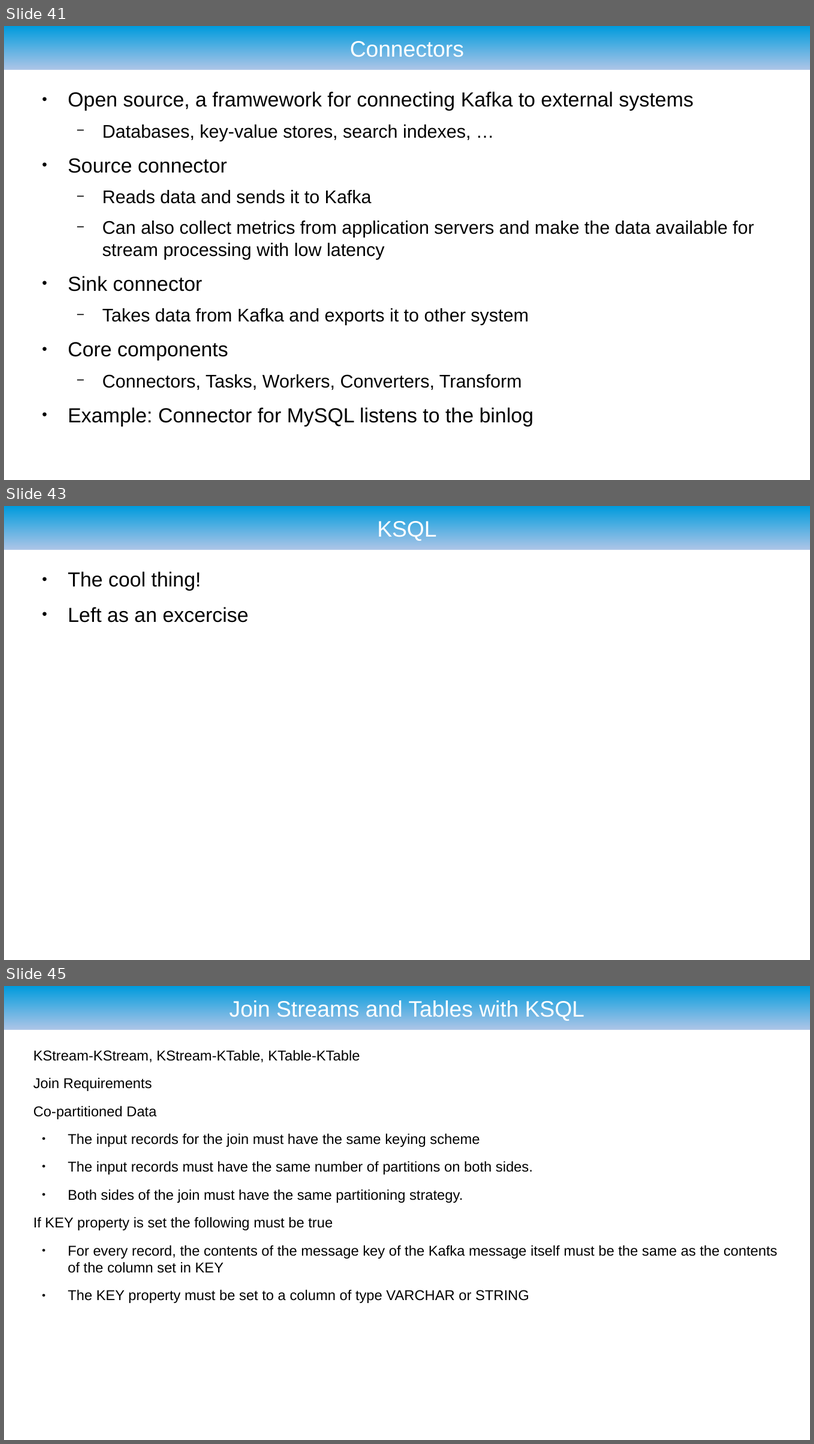
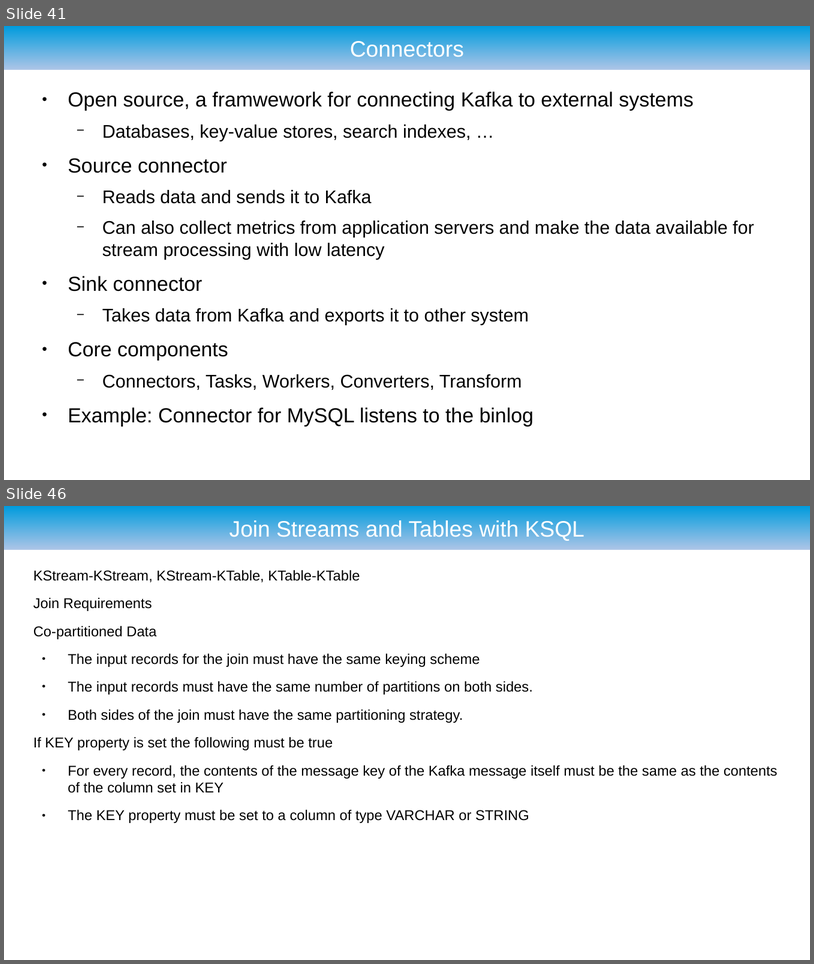
Before and after one commit to ryzlab/kafka-kompetensdag, a slide deck: doc/presentation.odp. Shown one above the other, each under a label of ours: slides 41, 43 and 45 before the commit, slides 41 and 46 after it; the slides between them are not shown. The pictures are 814x1444 and 814x964 pixels, drawn with LibreOffice and Linux fonts; fonts in the diff are those of the drawing; background and template pictures are left out. Boxes give left, top, right and bottom in pixels: in the first picture for what was removed or moved away, otherwise in the second. Text is boxed around its words. In the diff, an @@ line names an element or a change of style, - is before the commit and + after.

```diff
--- a/doc/presentation.odp
+++ b/doc/presentation.odp
@@ slide 43 removed at (4, 506, 810, 960), background #FFFFFF; not listed: 1 template element that a slide beside it also shows @@
@@ title removed at (377, 519, 437, 541) @@
-KSQL
@@ text removed at (68, 571, 249, 622) @@
-● The cool thing!
-● Left as an excercise
@@ what was slide 45 is now slide 46 @@
```
Also in this commit, not shown: 3 slides changed, 2 slides added.
